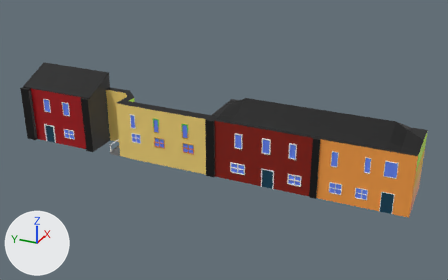
The FBX model Assets/Model/Road/Houses/House1.fbx as it was, and as the next commit left it.
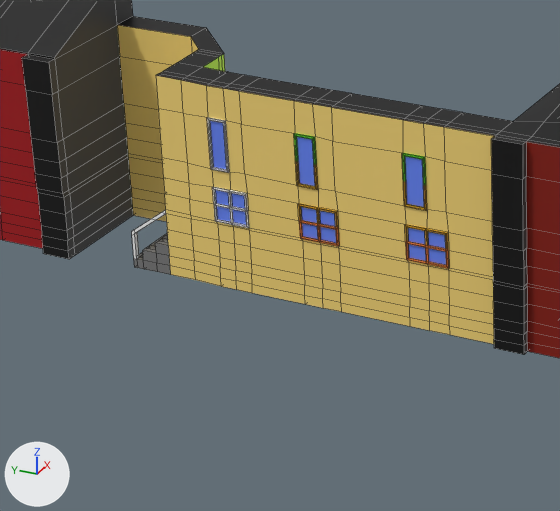
Old and new are each drawn whole from a 50 mm lens placed at (-90.4, -44.4, 52.2), pointed at (4.4, -1.7, 4.8) and again close up on the part from 17% to 50% of the width and 30% to 78% of the height. The axes (+X, +Y, +Z) are drawn at lower left. The lights are the same throughout. The close-ups show mesh edges as thin lines. Where no turn or scale is listed for an object, it has been applied to the vertices.

Before the edit, the objects in view are built like this:
```python
me_cube = bpy.data.meshes.new('Cube')
me_cube.from_pydata(...)  # 2478 vertices, 2491 faces; spans x -1.8..9.8, y -36.4..39.3, z 0.0..13.9
me_cube.materials.append(mat_color_palette)  # picture img_colorpalette_png
ob_cube = bpy.data.objects.new('Cube', me_cube)
ob_cube.location = (0.0, 0.0, 0.0)
```
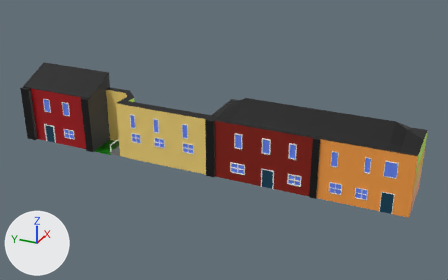
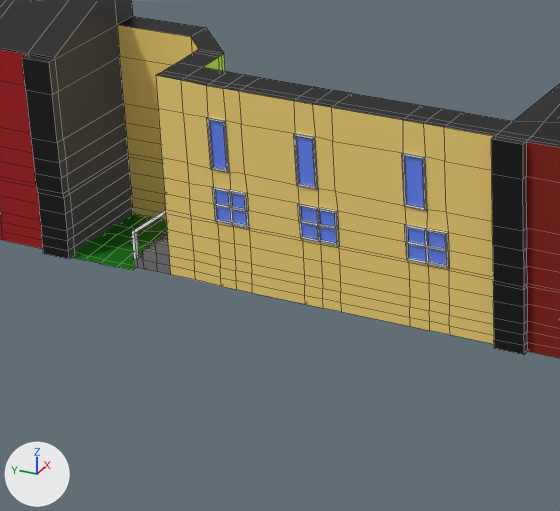
Commit message: Grass added

Scene script edits in JSON lines:
```json
{"block": "me_cube", "where": "me_cube.from_pydata(...)  # 2478 vertices, 2491 faces; spans x -1.8..9.8, y -36.4..39.3, z 0.0..13.9"}
{"block": "me_cube", "where": "# used by ob_cube; location = (0.0, 0.0, 0.0)"}
{"block": "me_cube", "change": "me_cube part 1: texture (UV) coordinates of 106 of 2491 faces, centred in x -1.2..-1.1, y 1.7..9.8, z 3.6..9.2, changed; they spanned u 0.48..0.59, v 0.5..0.5 and now span u 0.01..0.05, v 0.06..0.46"}
{"op": "add", "block": "me_plane_001", "code": ["me_plane_001 = bpy.data.meshes.new('Plane.001')", "me_plane_001.from_pydata(...)  # 32 vertices, 21 faces; spans x -1.28..4.52, y -4.3..1.85, z -0.09..0.16", "me_plane_001.materials.append(mat_color_palette)  # picture img_colorpalette_png"]}
{"op": "add", "block": "ob_grass", "code": ["ob_grass = bpy.data.objects.new('Grass', me_plane_001)", "ob_grass.location = (-0.06, 21.8, 0.11)"]}
```

Boxes (x1, y1, x2, y2) around the edits, measured in the close-ups (560 x 511 px):
```json
{"object": "Grass", "change": "added", "after": [72, 214, 167, 270], "on screen": "green"}
{"part": 1, "of": "me_cube", "change": "surface changed", "before": [294, 133, 449, 268], "after": [294, 133, 449, 268], "on screen": "brown to grey"}
```
